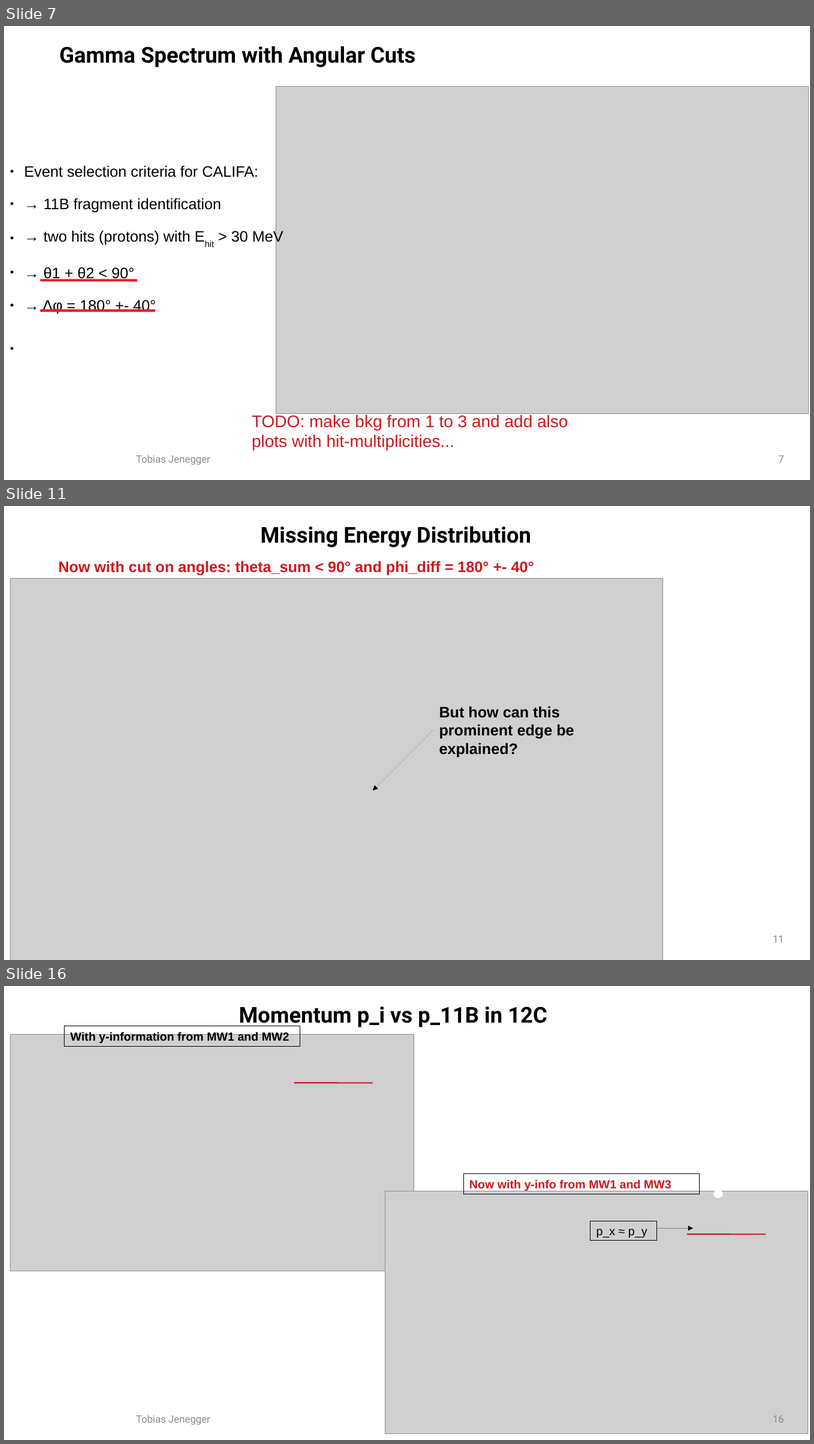
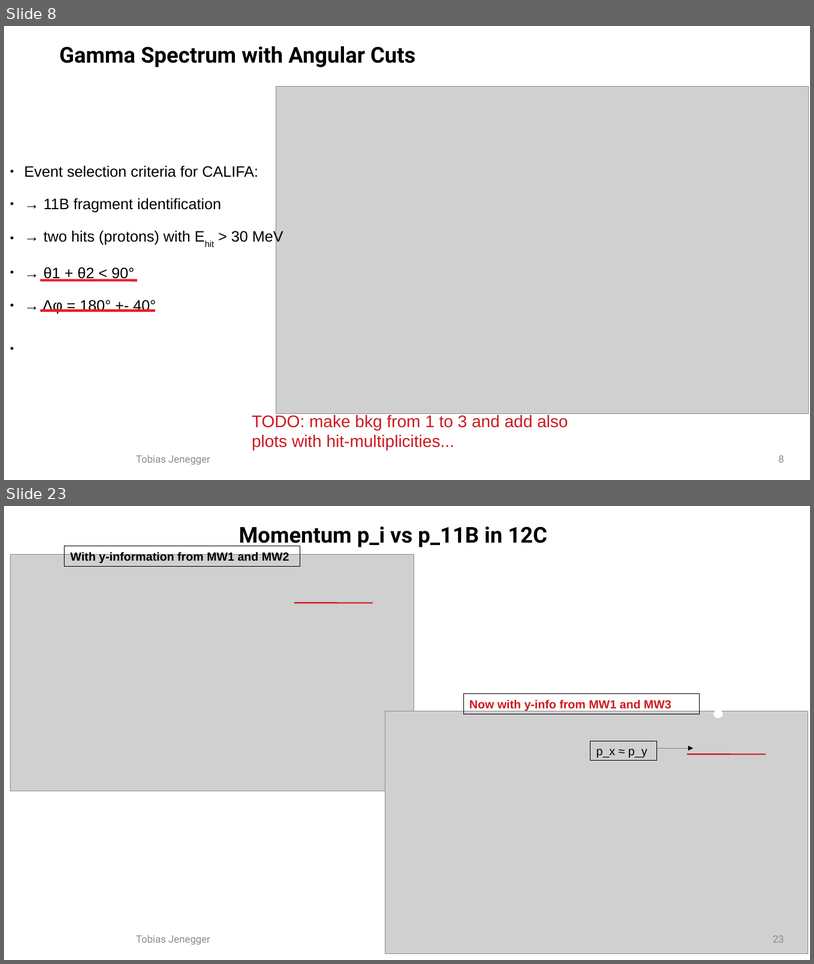
Before and after one commit to jenegger/2021_psi_pres, a slide deck: analysis.odp. Shown one above the other, each under a label of ours: slides 7, 11 and 16 before the commit, slides 8 and 23 after it; the slides between them are not shown. The pictures are 814x1444 and 814x964 pixels, drawn with LibreOffice and Linux fonts; fonts in the diff are those of the drawing; grey boxes stand for pictures; background and template pictures are left out. Boxes give left, top, right and bottom in pixels: in the first picture for what was removed or moved away, otherwise in the second. Text is boxed around its words. In the diff, an @@ line names an element or a change of style, - is before the commit and + after.

```diff
--- a/analysis.odp
+++ b/analysis.odp
@@ slide 11 removed at bbox=[4, 506, 810, 960], background #FFFFFF @@
@@ title removed at bbox=[261, 526, 531, 547] @@
-Missing Energy Distribution
@@ text removed at bbox=[59, 561, 534, 576] @@
-Now with cut on angles: theta_sum < 90° and phi_diff = 180° +- 40°
@@ picture removed at bbox=[10, 579, 663, 960] @@
@@ text removed at bbox=[440, 706, 574, 757] @@
-But how can this prominent edge be explained?
@@ arrow removed from (434, 730) to (373, 790) @@
@@ page number removed at bbox=[773, 935, 785, 942] @@
-11
@@ what was slide 7 is now slide 8 @@
@@ page number at bbox=[779, 455, 784, 462]: text changed @@
-7
+8
@@ what was slide 16 is now slide 23 @@
@@ page number at bbox=[773, 935, 785, 942]: text changed @@
-16
+23
```
Also in this commit, not shown: 9 slides changed, 5 slides added, 1 other slide removed, 3 other files.
